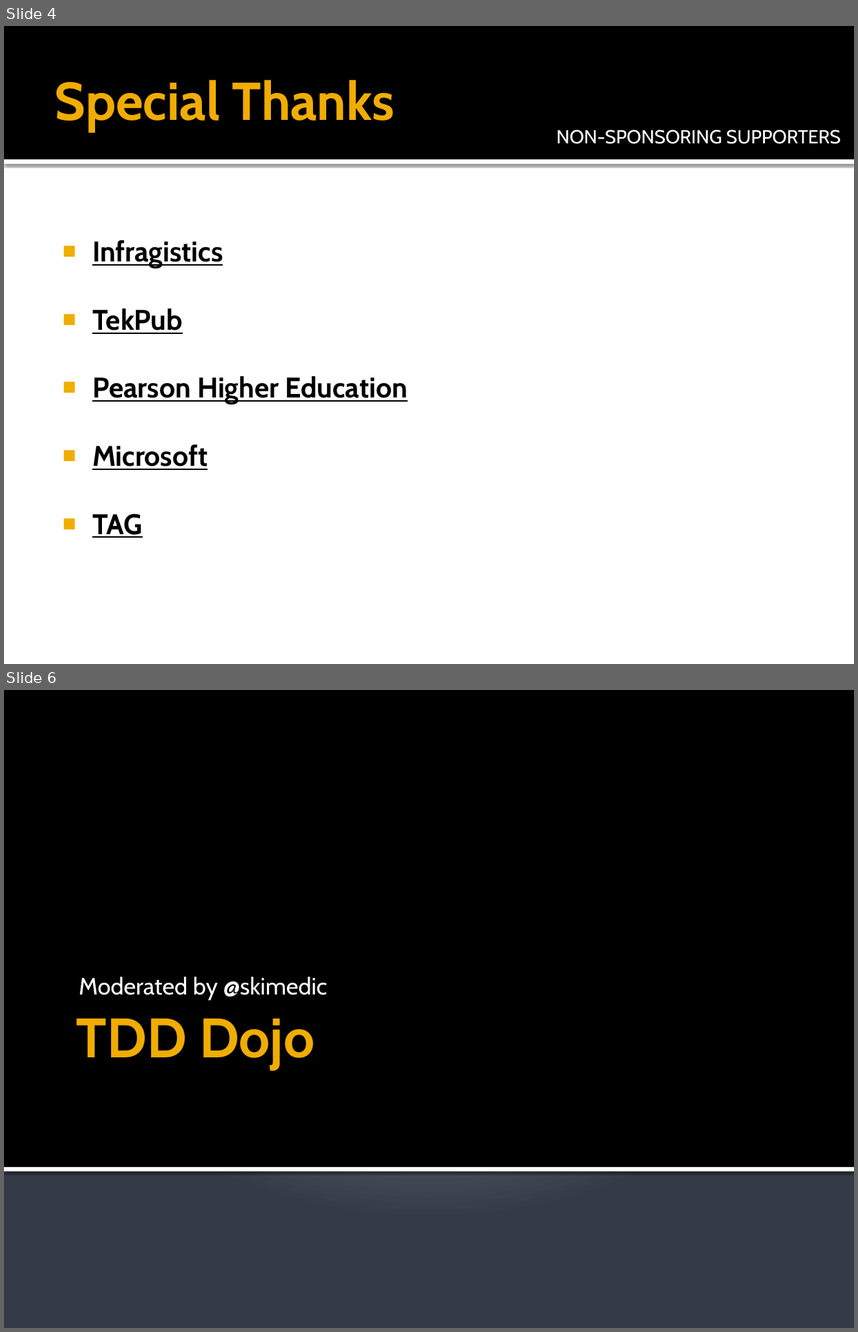
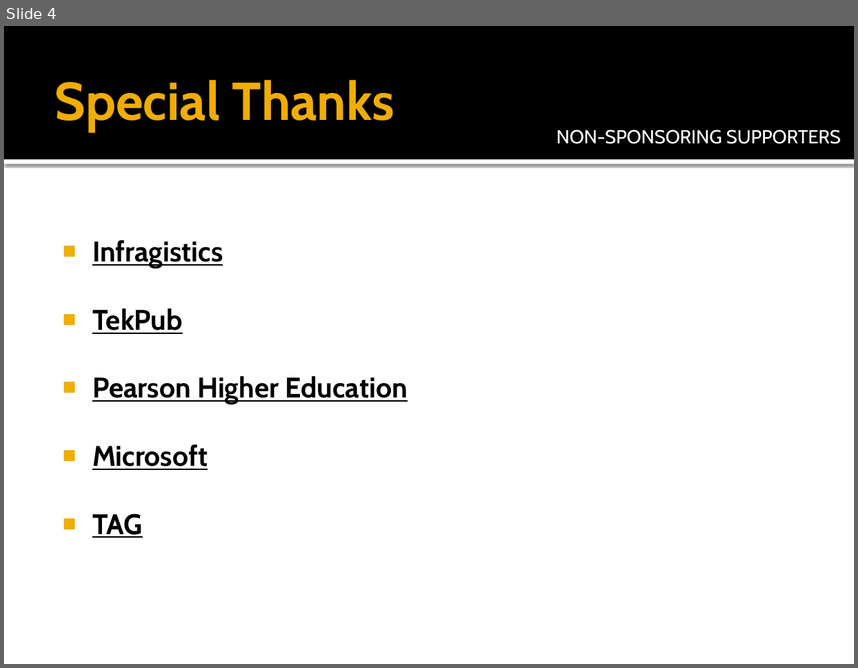
Before and after one commit to indyaltnet/meeting-stuff, a slide deck: Pre-Meeting.pptx. Shown one above the other, each under a label of ours: slides 4 and 6 before the commit, slide 4 after it; the slides between them are not shown. The pictures are 858x1332 and 858x668 pixels, drawn with LibreOffice and Linux fonts; fonts in the diff are those of the drawing. Boxes give left, top, right and bottom in pixels: in the first picture for what was removed or moved away, otherwise in the second. Text is boxed around its words. In the diff, an @@ line names an element or a change of style, - is before the commit and + after.

```diff
--- a/Pre-Meeting.pptx
+++ b/Pre-Meeting.pptx
@@ slide 6 removed at (4, 690, 854, 1328), background gradient #C1C5D3 to #BFC4D2 to #353B47 @@
@@ rectangle removed at (4, 690, 854, 1167) @@
@@ subtitle removed at (79, 976, 328, 1000) @@
-Moderated by @skimedic
@@ title removed at (76, 1018, 314, 1069) @@
-TDD Dojo
@@ rectangle removed at (4, 1167, 854, 1171) @@
```
Also in this commit, not shown: 2 slides changed, 1 slide added, 1 other file.
